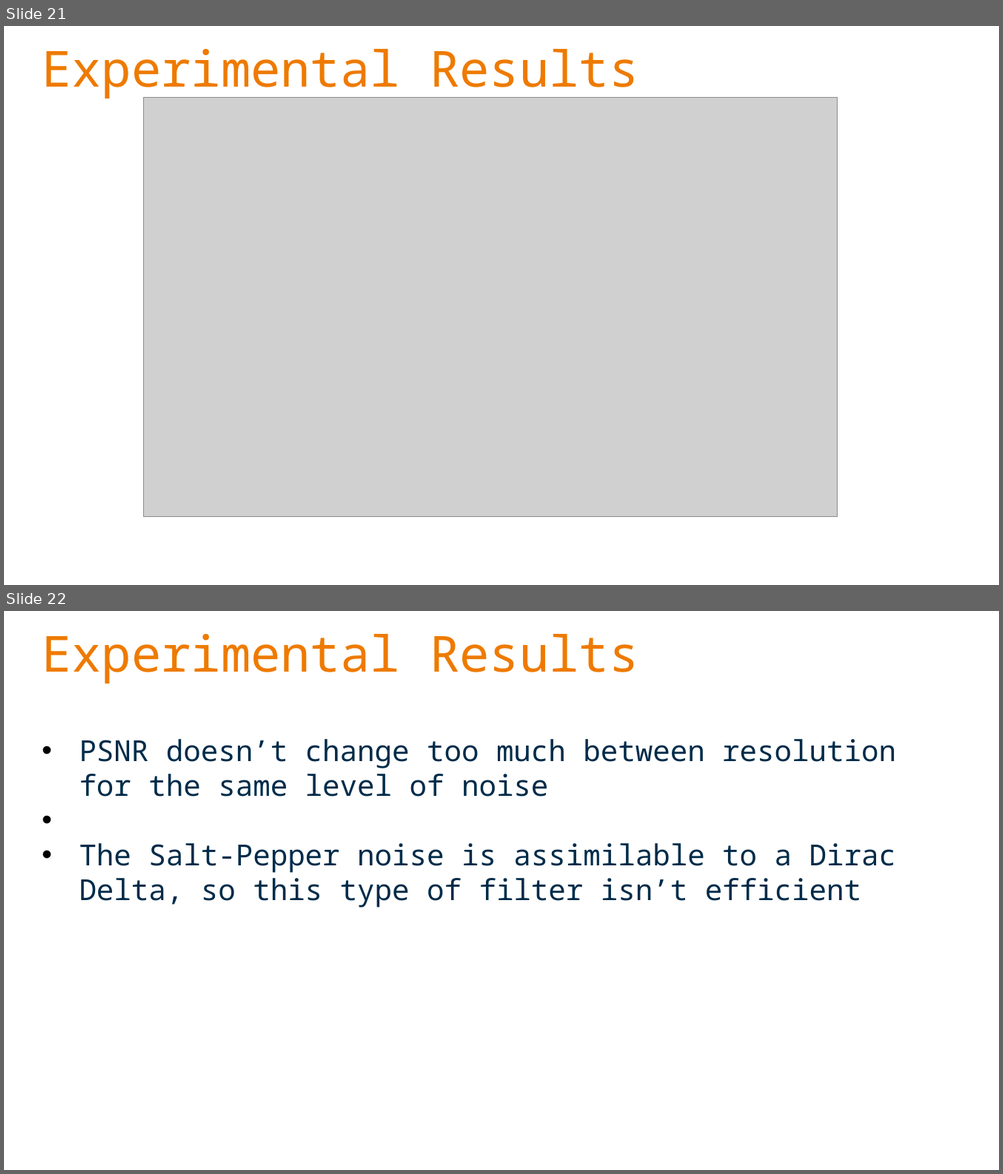
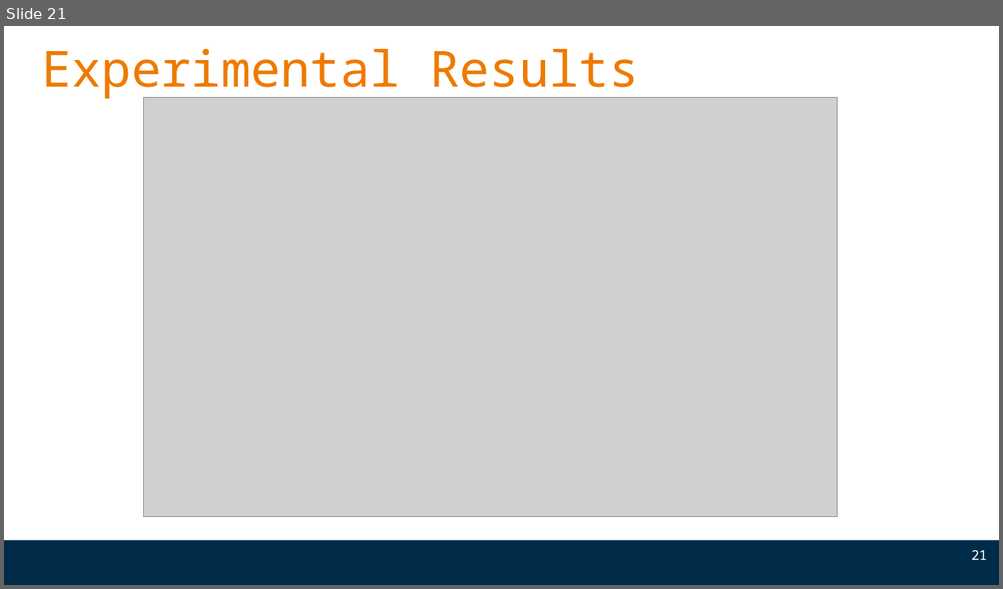
Before and after one commit to Fabiooni/HPC_Assignment_2025, a slide deck: HPCproject.odp. Shown one above the other, each under a label of ours: slides 21 and 22 before the commit, slide 21 after it. The pictures are 1003x1174 and 1003x589 pixels, drawn with LibreOffice and Linux fonts; fonts in the diff are those of the drawing; grey boxes stand for pictures; background and template pictures are left out. Boxes give left, top, right and bottom in pixels: in the first picture for what was removed or moved away, otherwise in the second. Text is boxed around its words. In the diff, an @@ line names an element or a change of style, - is before the commit and + after.

```diff
--- a/HPCproject.odp
+++ b/HPCproject.odp
@@ slide 22 removed at (4,611,999,1170), background #FFFFFF @@
@@ text removed at (42,634,638,684) @@
-Experimental Results
@@ text removed at (79,739,896,908) @@
-• PSNR doesn’t change too much between resolution for the same level of noise
-• The Salt-Pepper noise is assimilable to a Dirac Delta, so this type of filter isn’t efficient
@@ slide 21 changed as well @@
@@ freeform shape added at (4,541,999,585), fill #002B49 @@
@@ page number added at (971,551,987,560), 13 pt, text #FFFFFF @@
+21
```
Also in this commit, not shown: 29 other slides changed, 2 slides added, 1 other slide removed.
